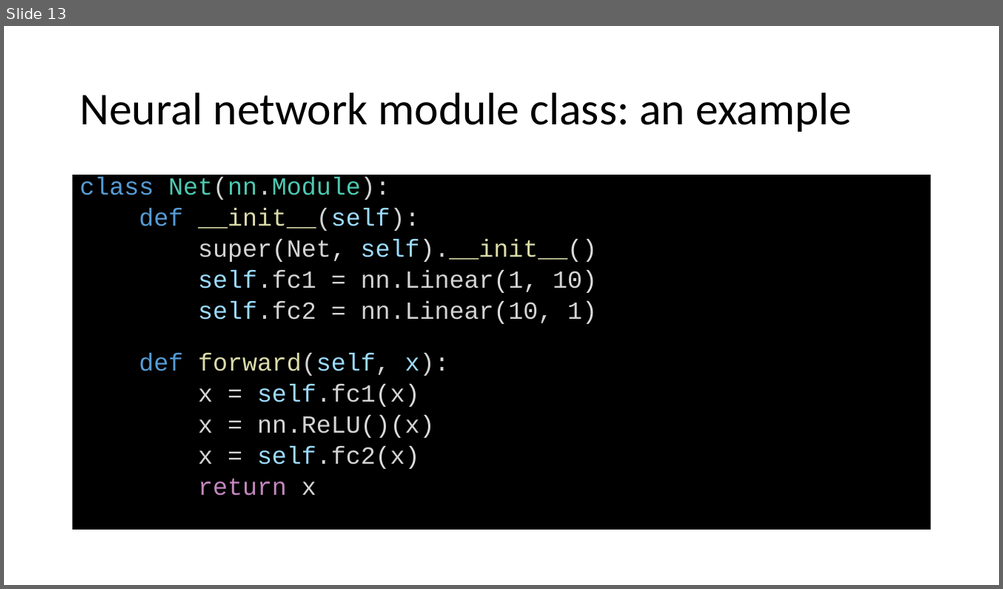
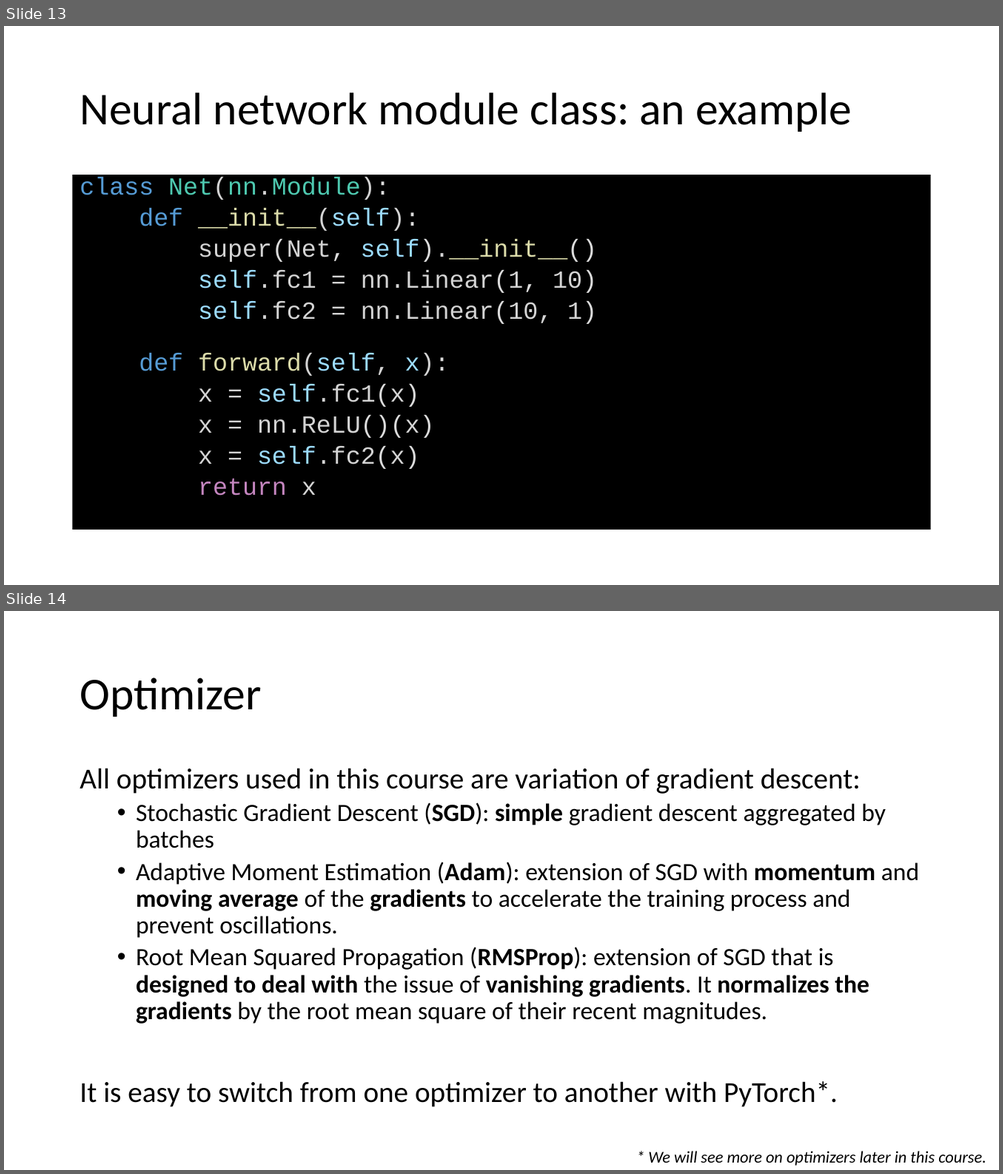
Before and after one commit to MICS-Lab/DeepLearningCourse, a slide deck: Slides_2.pptx. Shown one above the other, each under a label of ours: slide 13 before the commit, slides 13 and 14 after it. The pictures are 1003x589 and 1003x1174 pixels, drawn with LibreOffice and Linux fonts; fonts in the diff are those of the drawing. Boxes give left, top, right and bottom in pixels: in the first picture for what was removed or moved away, otherwise in the second. Text is boxed around its words. In the diff, an @@ line names an element or a change of style, - is before the commit and + after.

Commit message:
added common optimizers slide

```diff
--- a/Slides_2.pptx
+++ b/Slides_2.pptx
@@ slide 14 added at box(4, 611, 999, 1170), background #FFFFFF @@
@@ title added at box(79, 678, 262, 717), 44 pt, text #000000 @@
+Optimizer
@@ text added at box(79, 768, 919, 1108), 24 pt, text #000000 @@
+All optimizers used in this course are variation of gradient descent:
+  • Stochastic Gradient Descent (SGD): simple gradient descent aggregated by batches
+  • Adaptive Moment Estimation (Adam): extension of SGD with momentum and moving average of the gradients to accelerate the training process and prevent oscillations.
+  • Root Mean Squared Propagation (RMSProp): extension of SGD that is designed to deal with the issue of vanishing gradients. It normalizes the gradients by the root mean square of their recent magnitudes.
+It is easy to switch from one optimizer to another with PyTorch*.
@@ text added at box(648, 1151, 986, 1166), 16 pt, text #000000, italic @@
+* We will see more on optimizers later in this course.
```
Also in this commit, not shown: 1 slide changed.
